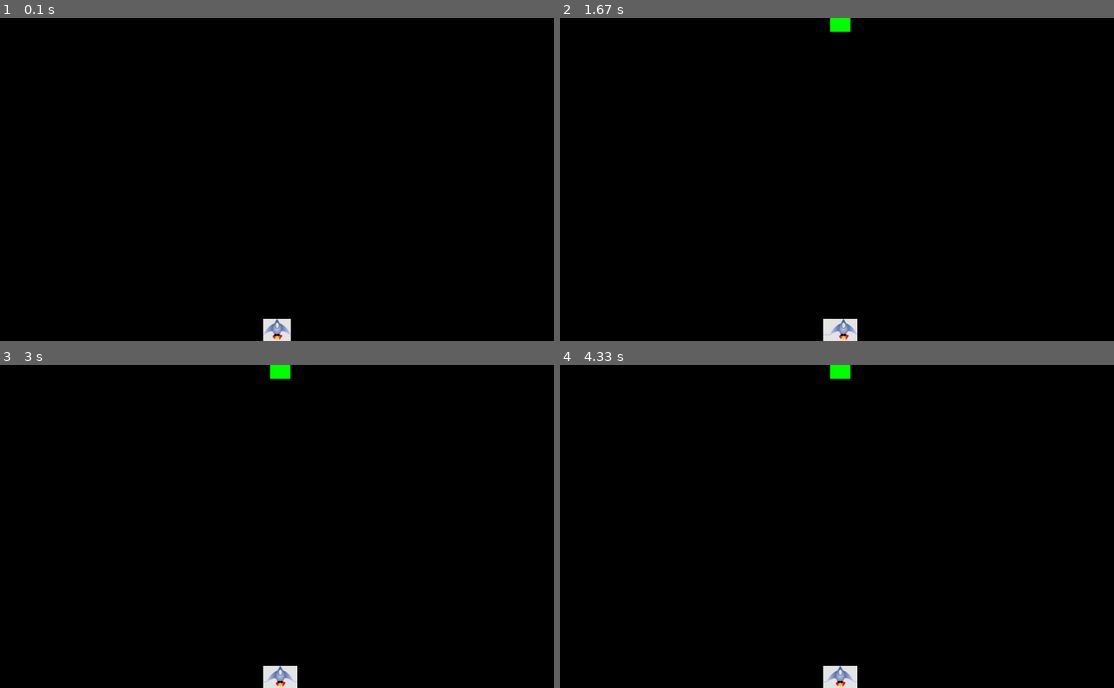
Above: before the commit, frames 1-4 (two rows, left to right).
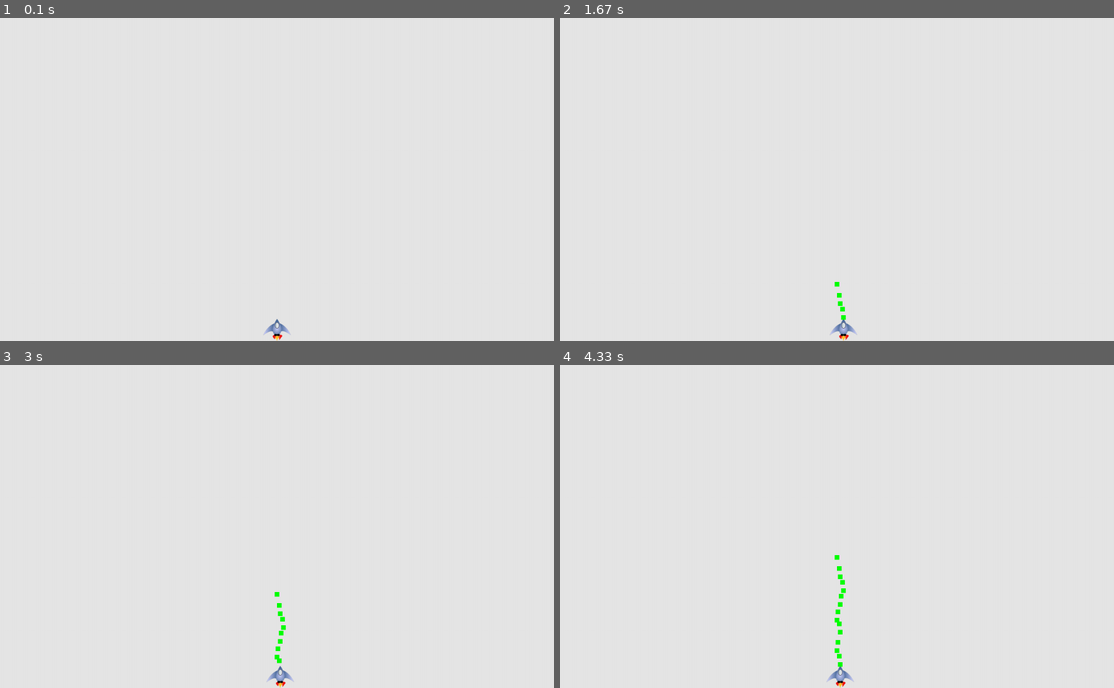
Above: after the commit, the same moments.

Repository: Athaplar/PythonLearningLog
Game: pygame game, started from PyGame/AlienInvasionExtended/AlienInvasionExtended.py
Two runs of this game, one before a commit and one after it. Both use one fixed random seed, a clock stepped at 60 frames per second and the inputs below.
Inputs:
- Up to frame 1 (0.1 s): no input
- Up to frame 2 (1.67 s): tap Space at 0.33, 0.73, 1.03, 1.23, 1.53 s; hold Right 0.67-1.13 s; hold Right 1.17-1.63 s
- Up to frame 3 (3 s): hold Left 1.67-2.2 s; tap Space at 1.73, 2.03, 2.3, 2.6, 2.73 s; hold Left 2.23-2.63 s; hold Right from 2.67 s (still down)
- Up to frame 4 (4.33 s): tap Space at 3.03, 3.4, 3.7, 3.9, 4.2 s; release Right at 3.3 s; hold Left 3.33-3.8 s; hold Right 3.83-4.3 s

The runs differ from the first frame. In frame 1, 100% of the frame differs, in the area x 0-100%, y 0-100%; in frame 2, 100%; in frame 3, 100%; in frame 4, 100%.

Commit message:
Ship firing bullets in the space

Diff:
--- a/PyGame/AlienInvasionExtended/AlienInvasionExtended.py
+++ b/PyGame/AlienInvasionExtended/AlienInvasionExtended.py
@@ -10,15 +10,22 @@
     gameState = GameState()
     ship = Ship(screen,ai_settings,gameState)
     pygame.display.set_caption(ai_settings.game_Caption)
+    bullets =[]
 
     while True:
         update_game_state(gameState)
         ship.do_update()
         if gameState.bullet_fired:
             bullet = Bullet(ship,screen,ai_settings)
+            bullets.append(bullet)
+
+        for bullet in bullets:
             bullet.do_update()
-        #screen.fill(bg_color)  fill seem to be hiding all drawing below.Need to figure out what is happening
 
+        screen.fill(ai_settings.GRAY)  #fill seem to be hiding all drawing below.Need to figure out what is happening
+        ship.draw()
+        for bullet in bullets:
+            bullet.draw()
         pygame.display.flip()
 
 def update_game_state(gameState):
@@ -52,20 +59,28 @@
         self.bullet_color = self.BLACK
         self.game_Caption = 'Alien Invasion'
         self.image_location = 'images/ship.bmp'
+        self.bullet_speed = 1
 
 class Bullet():
 
     def __init__(self, ship, screen, ai_settings):
         self.ship = ship
         self.screen = screen
-        self.ship = ship
+        self.ship_rect = ship.ship.get_rect()
         self.ai_settings = ai_settings
-        self.bullet_rect = pygame.Rect(0,0,30,30)
+        self.bullet_rect = pygame.Rect(0,0,ai_settings.bullet_width,ai_settings.bullet_height)
+        self.bullet_rect.centerx = self.ship.ship_rect.centerx
+        self.bullet_rect.top = self.ship.ship_rect.top
+        self.y = float(self.ship.ship_rect.y)
+        #self.bullet_rect.top = 30
+        #pygame.draw.rect(self.screen,self.ai_settings.GREEN,self.bullet_rect)
 
     def do_update(self):
-            self.bullet_rect.centerx = self.ship.ship_rect.centerx
-            #bullet_rect.top = ship_rect.top
-            pygame.draw.rect(self.screen,self.ai_settings.GREEN,self.bullet_rect)
+        self.y = self.y - self.ai_settings.bullet_speed
+        self.bullet_rect.y = self.y
+
+    def draw(self):
+        pygame.draw.rect(self.screen,self.ai_settings.GREEN,self.bullet_rect)
 
 class GameState():
 
@@ -93,6 +108,7 @@
         if self.gameState.ship_move_left and self.ship_rect.left > self.screen_rect.left:
             self.ship_rect.centerx -= 1
 
+    def draw(self):
         self.screen.blit(self.ship,self.ship_rect)
 
 run_game()
